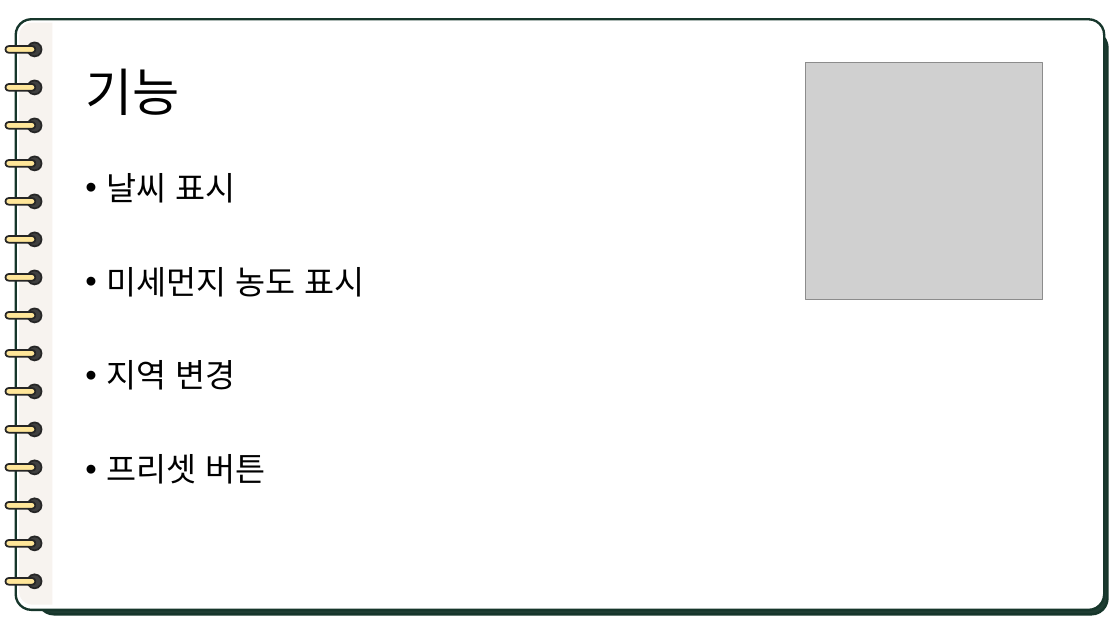
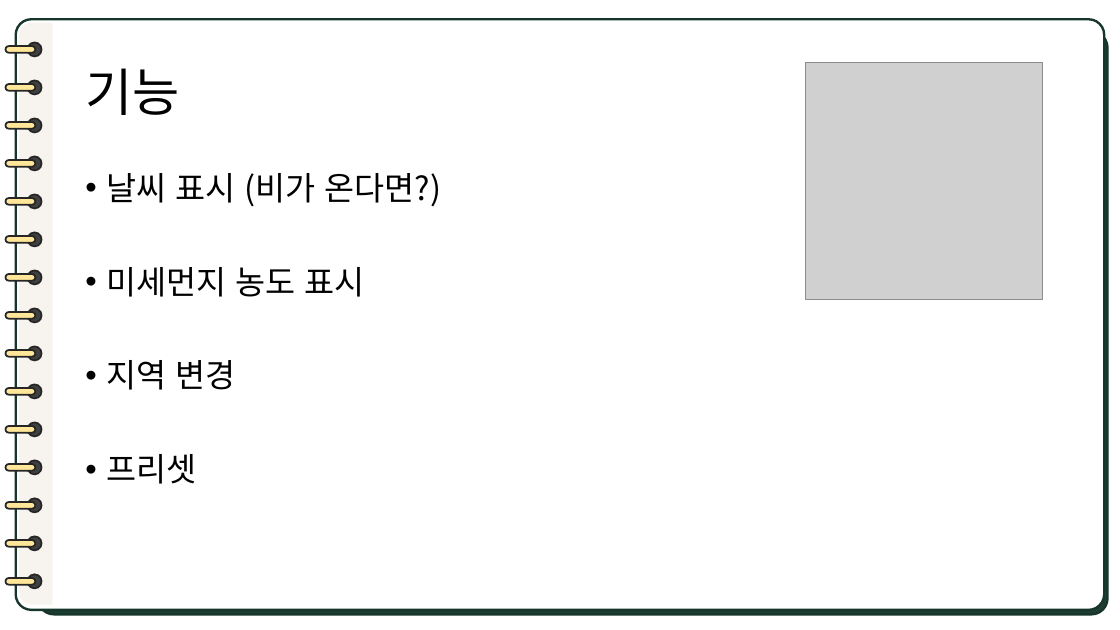
Before and after one commit to binn328/IoT_Project, a slide deck: slide 5 of IoT_PPT.pptx. Drawn at 1120x630 pixels with LibreOffice and Linux fonts; fonts in the diff are those of the drawing; grey boxes stand for pictures. Boxes give left, top, right and bottom in pixels: in the first picture for what was removed or moved away, otherwise in the second. Text is boxed around its words. In the diff, an @@ line names an element or a change of style, - is before the commit and + after.

```diff
--- a/IoT_PPT.pptx
+++ b/IoT_PPT.pptx
@@ text at (106, 173, 442, 206): text changed @@
-• 날씨 표시
+• 날씨 표시 (비가 온다면?)
@@ text at (106, 454, 196, 484): text changed @@
-• 프리셋 버튼
+• 프리셋
```
Also in this commit, not shown: 2 other slides changed, 1 slide added.
